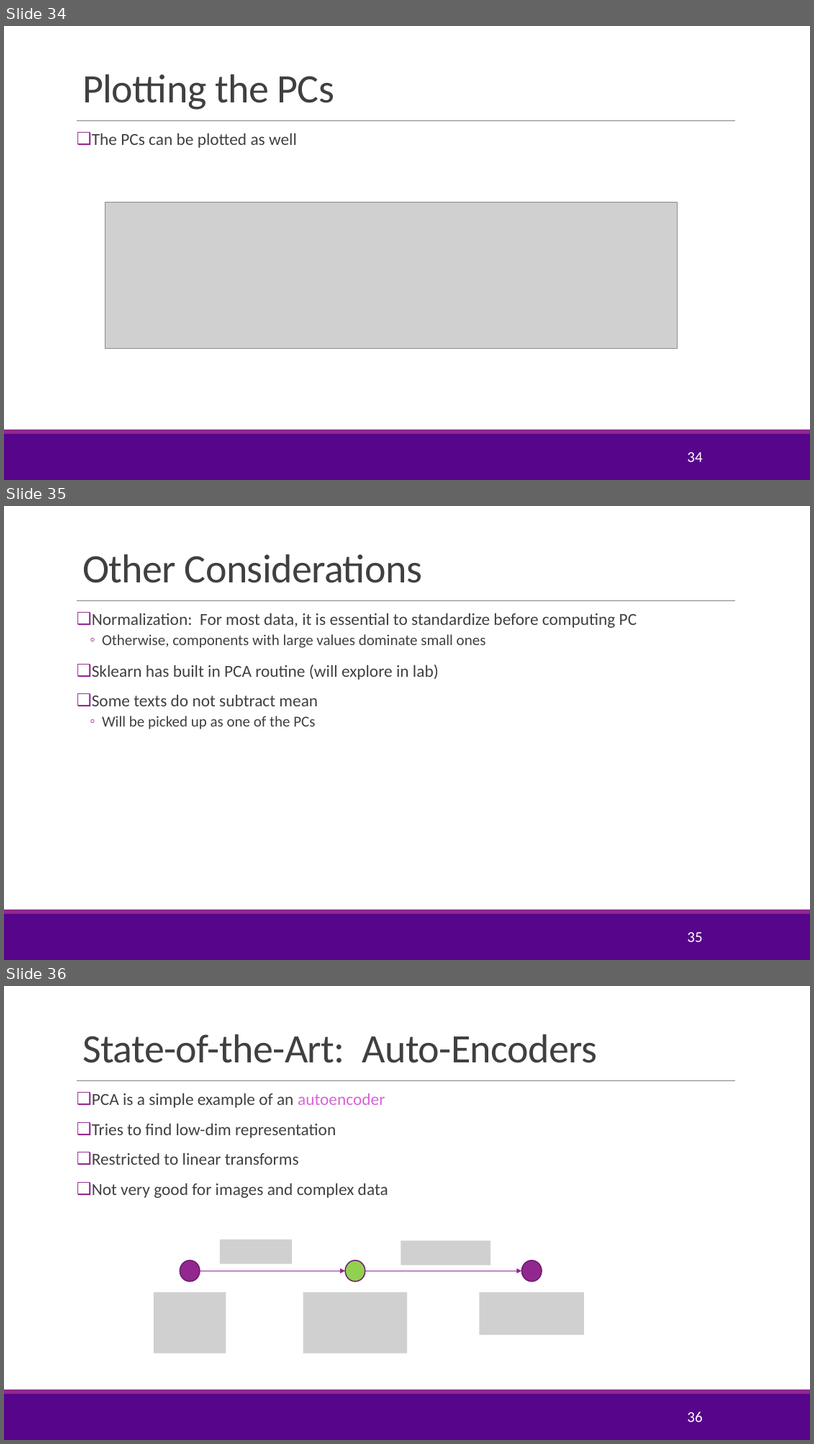
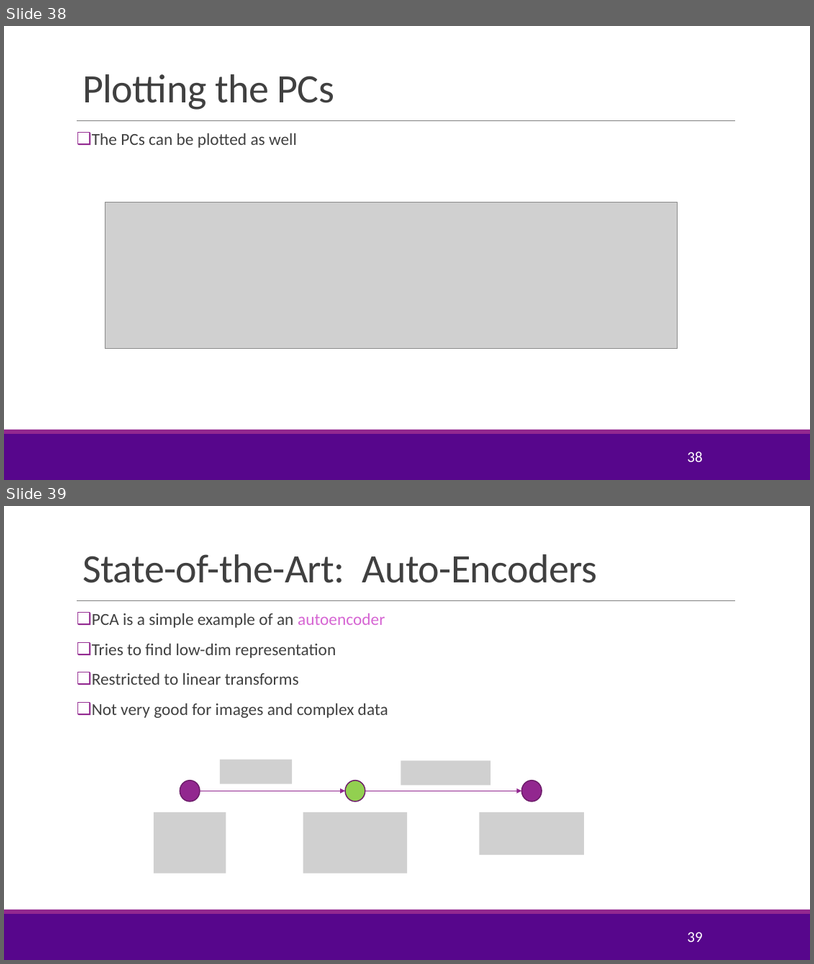
Before and after one commit to sdrangan/introml, a slide deck: lectures/Lect11_PCA.pptx. Shown one above the other, each under a label of ours: slides 34, 35 and 36 before the commit, slides 38 and 39 after it. The pictures are 814x1444 and 814x964 pixels, drawn with LibreOffice and Linux fonts; fonts in the diff are those of the drawing; grey boxes stand for pictures; background and template pictures are left out. Boxes give left, top, right and bottom in pixels: in the first picture for what was removed or moved away, otherwise in the second. Text is boxed around its words. In the diff, an @@ line names an element or a change of style, - is before the commit and + after.

```diff
--- a/lectures/Lect11_PCA.pptx
+++ b/lectures/Lect11_PCA.pptx
@@ slide 35 removed at (4,506,810,960), background #FFFFFF; not listed: 3 template elements that a slide beside it also shows @@
@@ title removed at (82,554,422,583) @@
-Other Considerations
@@ text removed at (92,613,638,729) @@
-❑ Normalization: For most data, it is essential to standardize before computing PC
-  ◦ Otherwise, components with large values dominate small ones
-❑ Sklearn has built in PCA routine (will explore in lab)
-❑ Some texts do not subtract mean
-  ◦ Will be picked up as one of the PCs
@@ page number removed at (687,932,702,942) @@
-35
@@ what was slide 34 is now slide 38 @@
@@ page number at (687,451,702,462): text changed @@
-34
+38
@@ what was slide 36 is now slide 39 @@
@@ page number at (687,932,702,942): text changed @@
-36
+39
```
Also in this commit, not shown: 9 slides changed, 21 slides added, 2 other slides removed, 5 other files.
